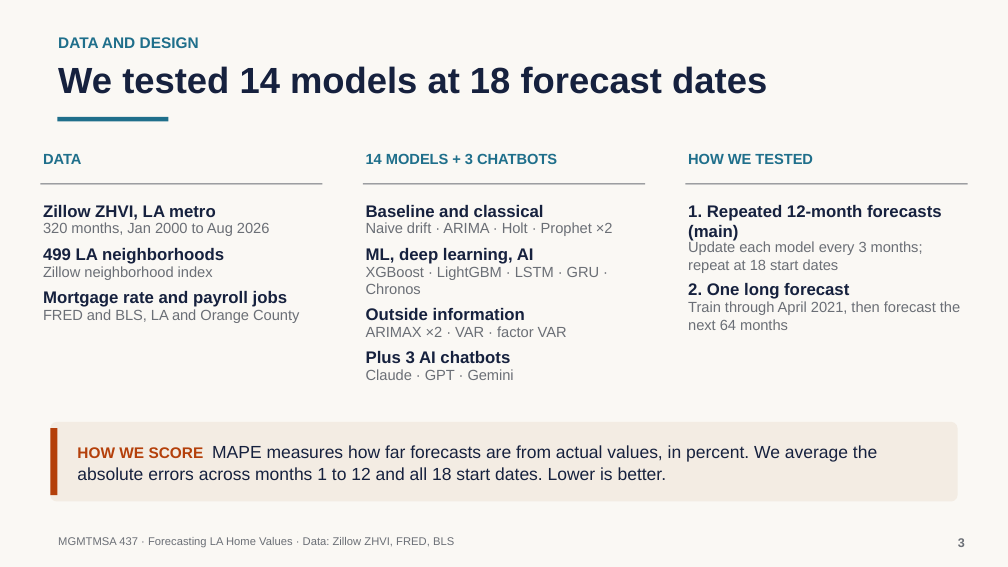
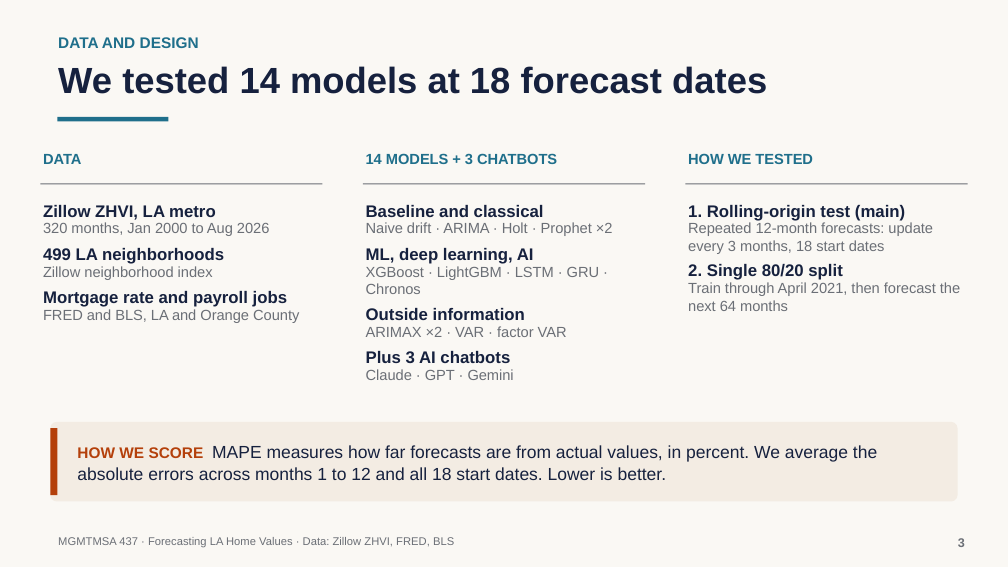
Before and after one commit to neiltd/la-housing-forecast, a slide deck: slide 3 of slides/LA_home_values_slides.pptx. Drawn at 1008x567 pixels with LibreOffice and Linux fonts; fonts in the diff are those of the drawing. Boxes give left, top, right and bottom in pixels: in the first picture for what was removed or moved away, otherwise in the second. Text is boxed around its words. In the diff, an @@ line names an element or a change of style, - is before the commit and + after.

```diff
--- a/slides/LA_home_values_slides.pptx
+++ b/slides/LA_home_values_slides.pptx
@@ text at [688,205,905,221]: text changed @@
-1. Repeated 12-month forecasts (main)
+1. Rolling-origin test (main)
@@ text at [688,222,933,254]: text changed @@
-Update each model every 3 months; repeat at 18 start dates
+Repeated 12-month forecasts: update every 3 months, 18 start dates
@@ text at [688,264,842,280]: text changed @@
-2. One long forecast
+2. Single 80/20 split
@@ text "Train through April 2021, then ...": place and size @@
-text "Train through April 2021, then ..." at [688,301,960,330]
+text "Train through April 2021, then ..." at [688,282,960,311]
```
Also in this commit, not shown: 2 other slides changed, 1 other file.
